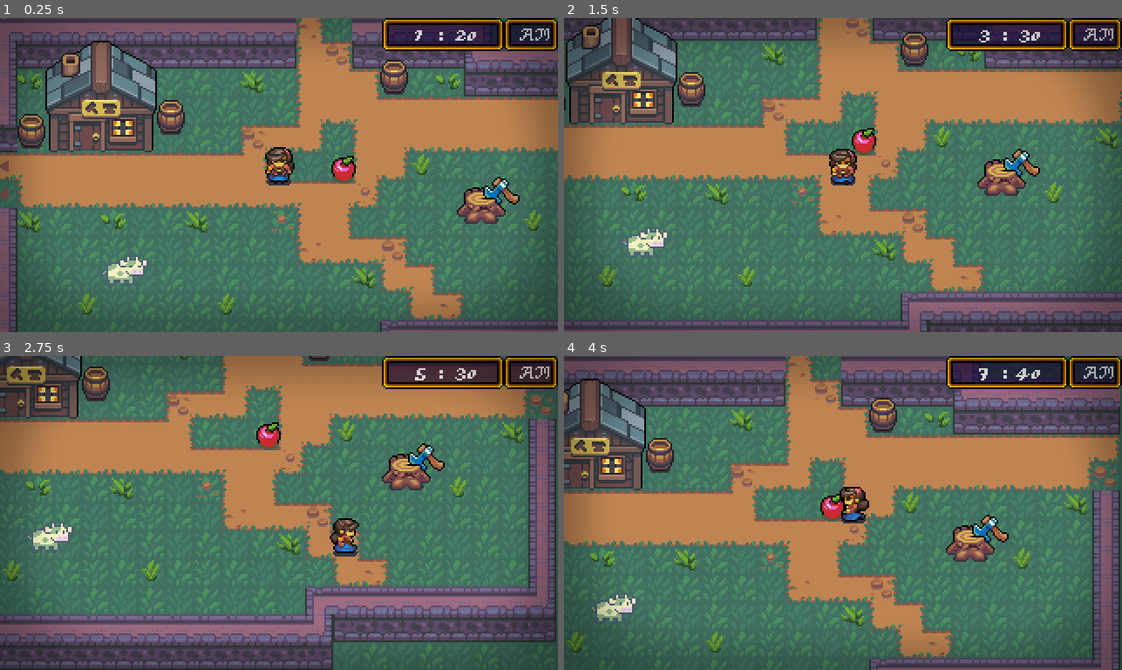
Above: before the commit, frames 1-4 (two rows, left to right).
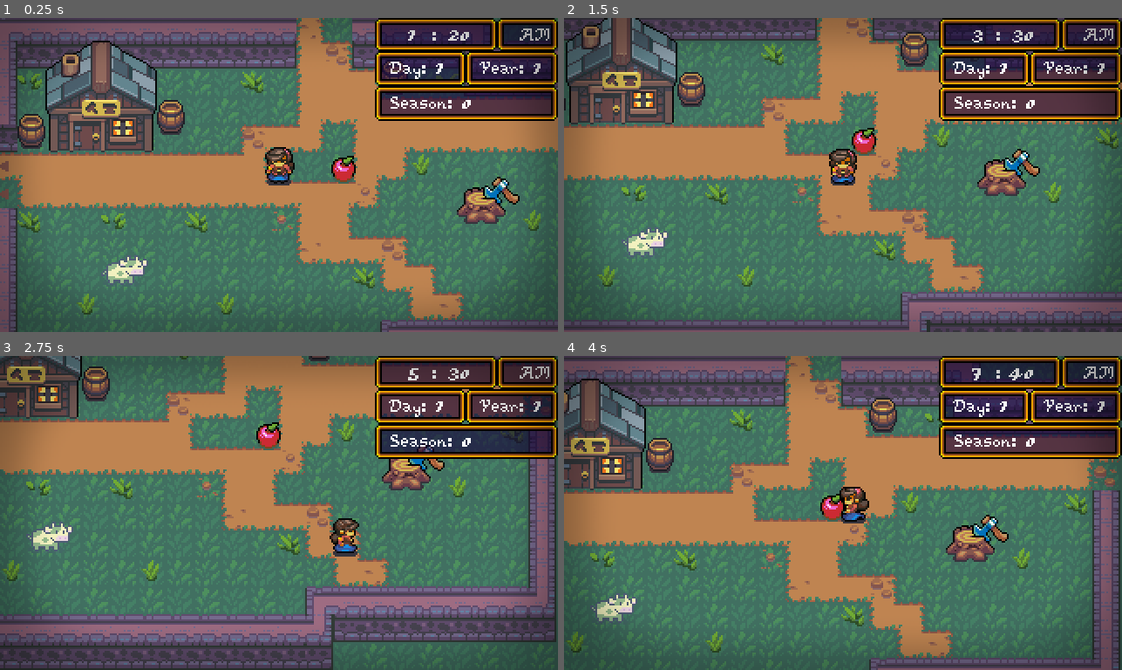
Above: after the commit, the same moments.

Repository: KenzieLippa/TwistedValley
Game: Godot game, scene res://World/Locations/Town.tscn
Same seed, same stepped clock (60 frames per second), same inputs: the game is played once before the commit and once after it. Sound files missing from this copy of the repository are replaced by a short silence.
Inputs:
- Up to frame 1 (0.25 s): no input
- Up to frame 2 (1.5 s): tap Enter (ui_accept) at 0.5, 0.77 s; hold Right (ui_right) 0.53-1.28 s; hold Down (ui_down) from 1.28 s (still down)
- Up to frame 3 (2.75 s): tap Enter (ui_accept) at 1.52 s; release Down (ui_down) at 2.03 s; hold Right (ui_right) from 2.03 s (still down)
- Up to frame 4 (4 s): release Right (ui_right) at 2.78 s; hold Up (ui_up) 2.78-3.53 s; tap Enter (ui_accept) at 3.02, 3.77 s; hold Left (ui_left) from 3.53 s (still down)

The runs differ from the first frame. In frame 1, 7.9% of the frame differs, in the area x 67-100%, y 0-33%; in frame 2, 7.9%; in frame 3, 7.9%; in frame 4, 8.0%.

Commit message:
Finished the clock starter
can see all the clock changes tho season is not sharing th right value because of enums, eventually wld have to convert this to text

Diff:
--- a/Singletons/EnviromentStash.gd
+++ b/Singletons/EnviromentStash.gd
@@ -23,8 +23,8 @@
 	if currMinute >= 60:
 		currMinute = 0
 		update_hour()
-	print("Time: "+str(currHour)+ ":", str(currMinute) + "\n"
-	+"day: " + str(currDay) + " Season: "+ str(currSeason) + " Year: " + str(currYear))
+	#print("Time: "+str(currHour)+ ":", str(currMinute) + "\n"
+	#+"day: " + str(currDay) + " Season: "+ str(currSeason) + " Year: " + str(currYear))
 	Events.emit_signal("update_time")
 func update_hour():
 	currHour +=1
--- a/UI/Date/Date.gd
+++ b/UI/Date/Date.gd
@@ -5,6 +5,9 @@
 onready var hour = $"%Hour"
 onready var minute = $"%Minute"
 onready var am_pm = $"%AmPm"
+onready var day = $"%Day"
+onready var year = $"%Year"
+onready var season = $"%Season"
 
 
 func _ready():
@@ -22,3 +25,6 @@
 		minute.text = str(EnviromentStash.currMinute)
 	else:
 		minute.text = "00"
+	day.text = " Day: "+str(EnviromentStash.currDay)
+	season.text = " Season: "+str(EnviromentStash.currSeason)
+	year.text = " Year: "+ str(EnviromentStash.currYear)
--- a/UI/Date/DateUI.tscn
+++ b/UI/Date/DateUI.tscn
@@ -12,9 +12,10 @@
 margin_left = -70.0
 margin_bottom = 40.0
 grow_horizontal = 0
+custom_constants/separation = 0
 
 [node name="HBoxContainer" type="HBoxContainer" parent="VBoxContainer"]
-margin_right = 100.0
+margin_right = 105.0
 margin_bottom = 19.0
 custom_constants/separation = 0
 
@@ -77,16 +78,86 @@
 
 [node name="PanelContainer2" type="PanelContainer" parent="VBoxContainer/HBoxContainer"]
 margin_left = 70.0
-margin_right = 100.0
+margin_right = 105.0
 margin_bottom = 19.0
-rect_min_size = Vector2( 30, 0 )
+rect_min_size = Vector2( 35, 0 )
 theme = ExtResource( 2 )
 
 [node name="AmPm" type="Label" parent="VBoxContainer/HBoxContainer/PanelContainer2"]
 unique_name_in_owner = true
 margin_left = 4.0
 margin_top = 4.0
-margin_right = 26.0
+margin_right = 31.0
 margin_bottom = 15.0
 theme = ExtResource( 2 )
 align = 2
+
+[node name="HBoxContainer2" type="HBoxContainer" parent="VBoxContainer"]
+margin_top = 19.0
+margin_right = 105.0
+margin_bottom = 39.0
+custom_constants/separation = 0
+
+[node name="PanelContainer" type="PanelContainer" parent="VBoxContainer/HBoxContainer2"]
+margin_right = 52.0
+margin_bottom = 20.0
+rect_min_size = Vector2( 0, 20 )
+size_flags_horizontal = 3
+theme = ExtResource( 2 )
+
+[node name="MarginContainer" type="MarginContainer" parent="VBoxContainer/HBoxContainer2/PanelContainer"]
+margin_left = 4.0
+margin_top = 4.0
+margin_right = 48.0
+margin_bottom = 16.0
+
+[node name="Day" type="Label" parent="VBoxContainer/HBoxContainer2/PanelContainer/MarginContainer"]
+unique_name_in_owner = true
+margin_right = 44.0
+margin_bottom = 11.0
+text = " Day : 1"
+
+[node name="PanelContainer2" type="PanelContainer" parent="VBoxContainer/HBoxContainer2"]
+margin_left = 52.0
+margin_right = 105.0
+margin_bottom = 20.0
+rect_min_size = Vector2( 0, 20 )
+size_flags_horizontal = 3
+theme = ExtResource( 2 )
+
+[node name="MarginContainer" type="MarginContainer" parent="VBoxContainer/HBoxContainer2/PanelContainer2"]
+margin_left = 4.0
+margin_top = 4.0
+margin_right = 49.0
+margin_bottom = 16.0
+
+[node name="Year" type="Label" parent="VBoxContainer/HBoxContainer2/PanelContainer2/MarginContainer"]
+unique_name_in_owner = true
+margin_right = 45.0
+margin_bottom = 11.0
+text = " Year : 1"
+
+[node name="HBoxContainer3" type="HBoxContainer" parent="VBoxContainer"]
+margin_top = 39.0
+margin_right = 105.0
+margin_bottom = 59.0
+custom_constants/separation = 0
+
+[node name="PanelContainer" type="PanelContainer" parent="VBoxContainer/HBoxContainer3"]
+margin_right = 105.0
+margin_bottom = 20.0
+rect_min_size = Vector2( 0, 20 )
+size_flags_horizontal = 3
+theme = ExtResource( 2 )
+
+[node name="MarginContainer" type="MarginContainer" parent="VBoxContainer/HBoxContainer3/PanelContainer"]
+margin_left = 4.0
+margin_top = 4.0
+margin_right = 101.0
+margin_bottom = 16.0
+
+[node name="Season" type="Label" parent="VBoxContainer/HBoxContainer3/PanelContainer/MarginContainer"]
+unique_name_in_owner = true
+margin_right = 97.0
+margin_bottom = 11.0
+text = " Season: Spring"
